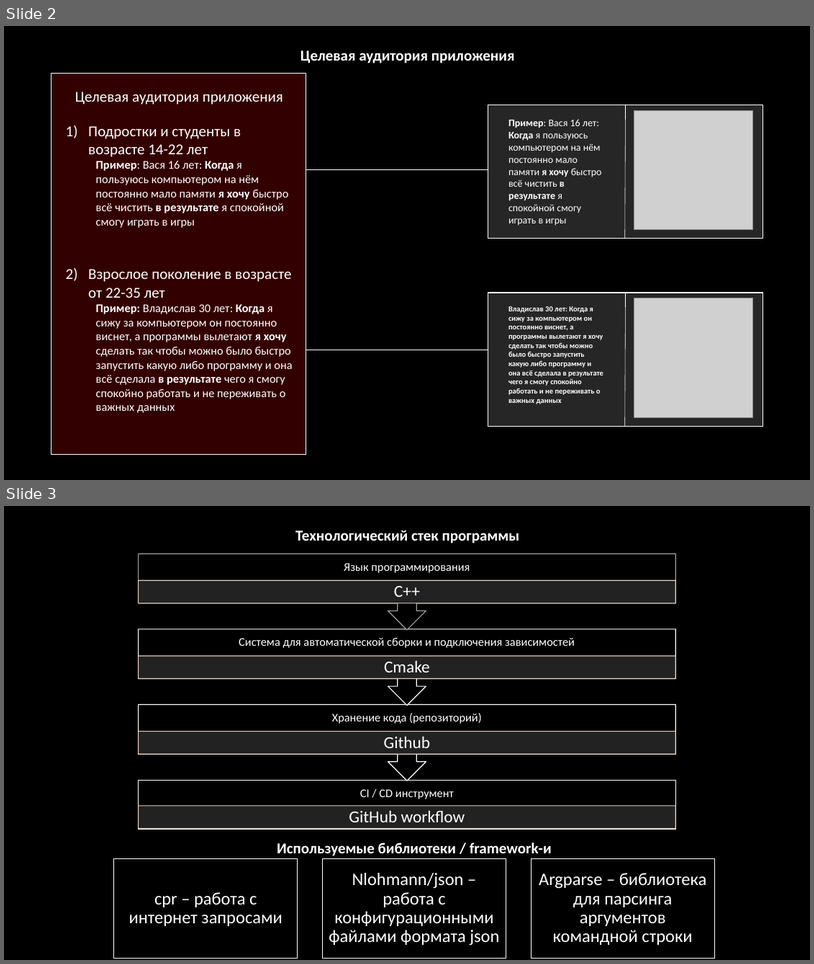
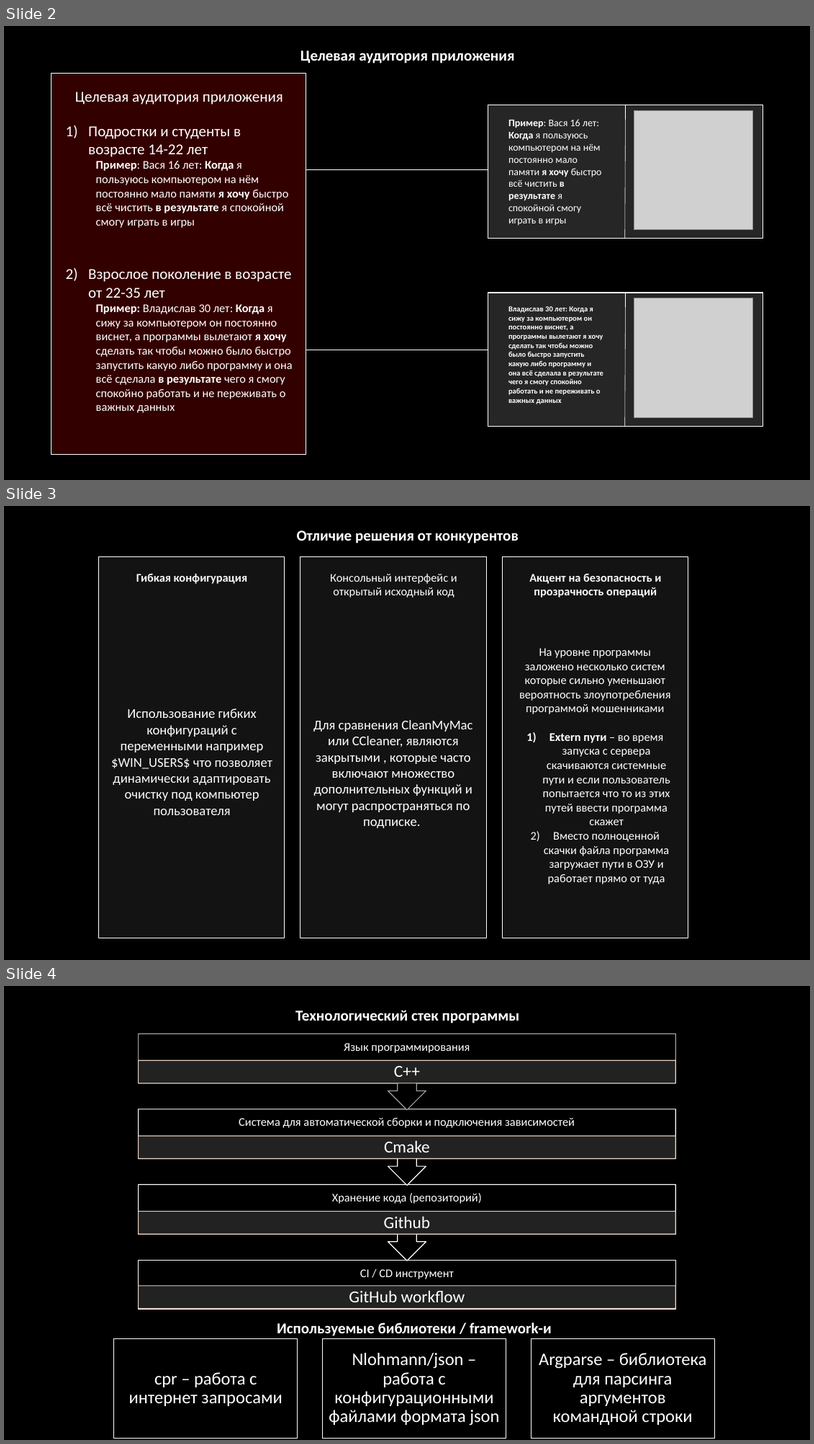
Before and after one commit to SG123it/CacheCleaner, a slide deck: docs/Presentation.pptx. Shown one above the other, each under a label of ours: slides 2 and 3 before the commit, slides 2, 3 and 4 after it. The pictures are 814x964 and 814x1444 pixels, drawn with LibreOffice and Linux fonts; fonts in the diff are those of the drawing; grey boxes stand for pictures. Boxes give left, top, right and bottom in pixels: in the first picture for what was removed or moved away, otherwise in the second. Text is boxed around its words. In the diff, an @@ line names an element or a change of style, - is before the commit and + after.

Commit message:
Small presentation update

```diff
--- a/docs/Presentation.pptx
+++ b/docs/Presentation.pptx
@@ slide 3 added at (4,506,810,960), background #000000 @@
@@ text added at (297,530,519,543), 18 pt, text #FFFFFF, bold @@
+Отличие решения от конкурентов
@@ rectangle added at (98,557,285,937), fill #262626 at 50% opacity, outline #FFFFFF 1 pt @@
@@ rectangle added at (301,557,486,937), fill #262626 at 50% opacity, outline #FFFFFF 1 pt @@
@@ rectangle added at (502,557,689,937), fill #262626 at 50% opacity, outline #FFFFFF 1 pt @@
@@ text added at (136,573,248,584), 14 pt, text #F9FAFB, bold @@
+Гибкая конфигурация
@@ text added at (330,574,458,597), 14 pt, text #FFFFFF @@
+Консольный интерфейс и открытый исходный код
@@ text added at (530,573,661,597), 14 pt, text #F9FAFB, bold @@
+Акцент на безопасность и прозрачность операций
@@ text added at (520,648,671,884), 14 pt, text #FFFFFF @@
+На уровне программы заложено несколько систем которые сильно уменьшают вероятность злоупотребления программой мошенниками
+1) Extern пути – во время запуска с сервера скачиваются системные пути и если пользователь попытается что то из этих путей ввести программа скажет
+2) Вместо полноценной скачки файла программа загружает пути в ОЗУ и работает прямо от туда
@@ text added at (111,708,273,815), 16 pt, text #F9FAFB @@
+Использование гибких конфигураций с переменными например $WIN_USERS$ что позволяет динамически адаптировать очистку под компьютер пользователя
@@ text added at (314,720,473,828), 16 pt, text #FFFFFF @@
+Для сравнения CleanMyMac или CCleaner, являются закрытыми , которые часто включают множество дополнительных функций и могут распространяться по подписке.
@@ what was slide 3 is now slide 4 @@
```
